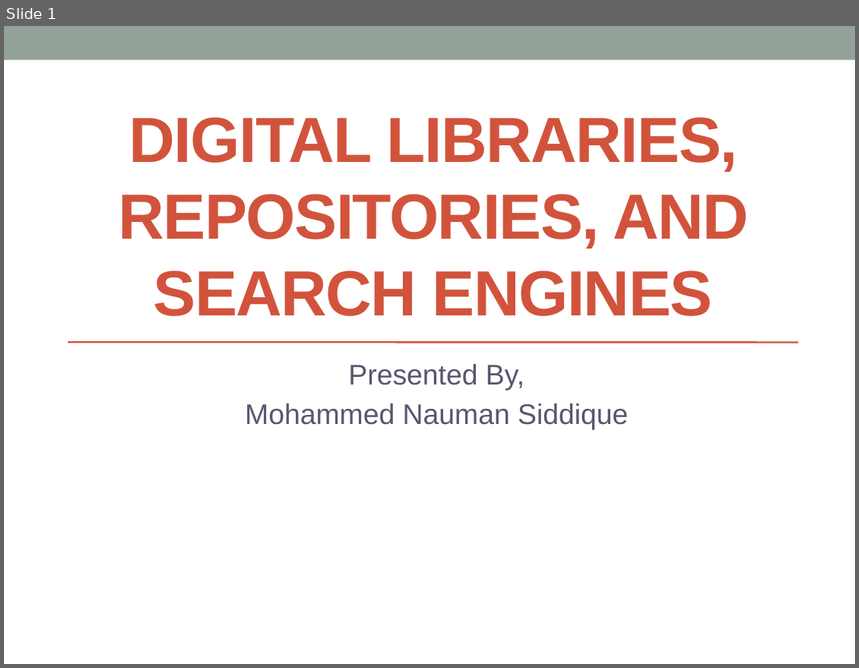
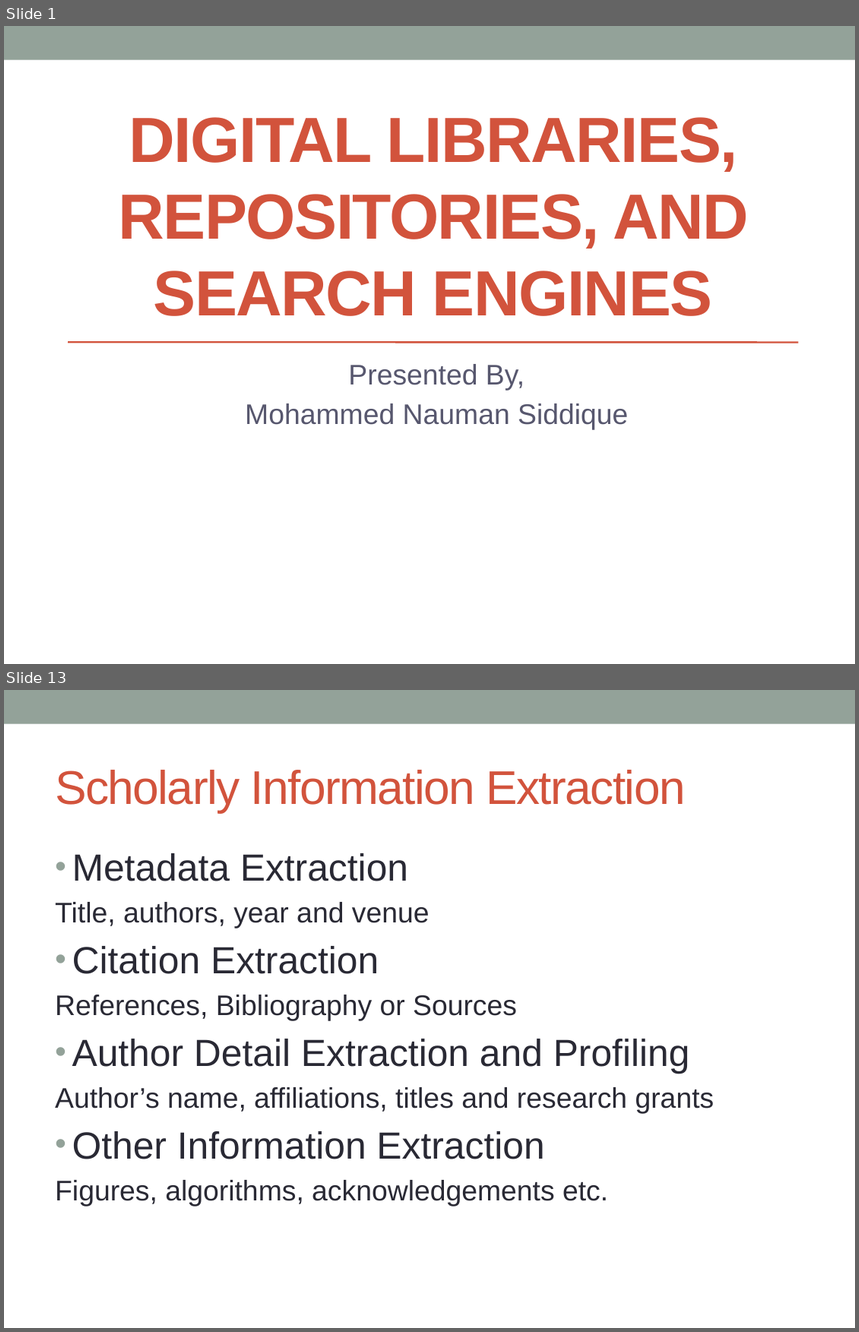
Before and after one commit to naumansiddiqui4/Mining-Scholarly-Big-Data, a slide deck: Digital libraries, repositories, and search engines.pptx. Shown one above the other, each under a label of ours: slide 1 before the commit, slides 1 and 13 after it; the slides between them are not shown. The pictures are 859x668 and 859x1332 pixels, drawn with LibreOffice and Linux fonts; fonts in the diff are those of the drawing. Boxes give left, top, right and bottom in pixels: in the first picture for what was removed or moved away, otherwise in the second. Text is boxed around its words. In the diff, an @@ line names an element or a change of style, - is before the commit and + after.

```diff
--- a/Digital libraries, repositories, and search engines.pptx
+++ b/Digital libraries, repositories, and search engines.pptx
@@ slide 13 added at [4,690,855,1328], background #FFFFFF; not listed: 1 template element that a slide beside it also shows @@
@@ title added at [55,770,685,813], 40 pt, text #D2533C @@
+Scholarly Information Extraction
@@ text added at [55,853,715,1206], 24 pt, text #292934 @@
+• Metadata Extraction
+Title, authors, year and venue
+• Citation Extraction
+References, Bibliography or Sources
+• Author Detail Extraction and Profiling
+Author’s name, affiliations, titles and research grants
+• Other Information Extraction
+Figures, algorithms, acknowledgements etc.
```
Also in this commit, not shown: 3 slides changed, 22 other slides added, 2 slides removed.
